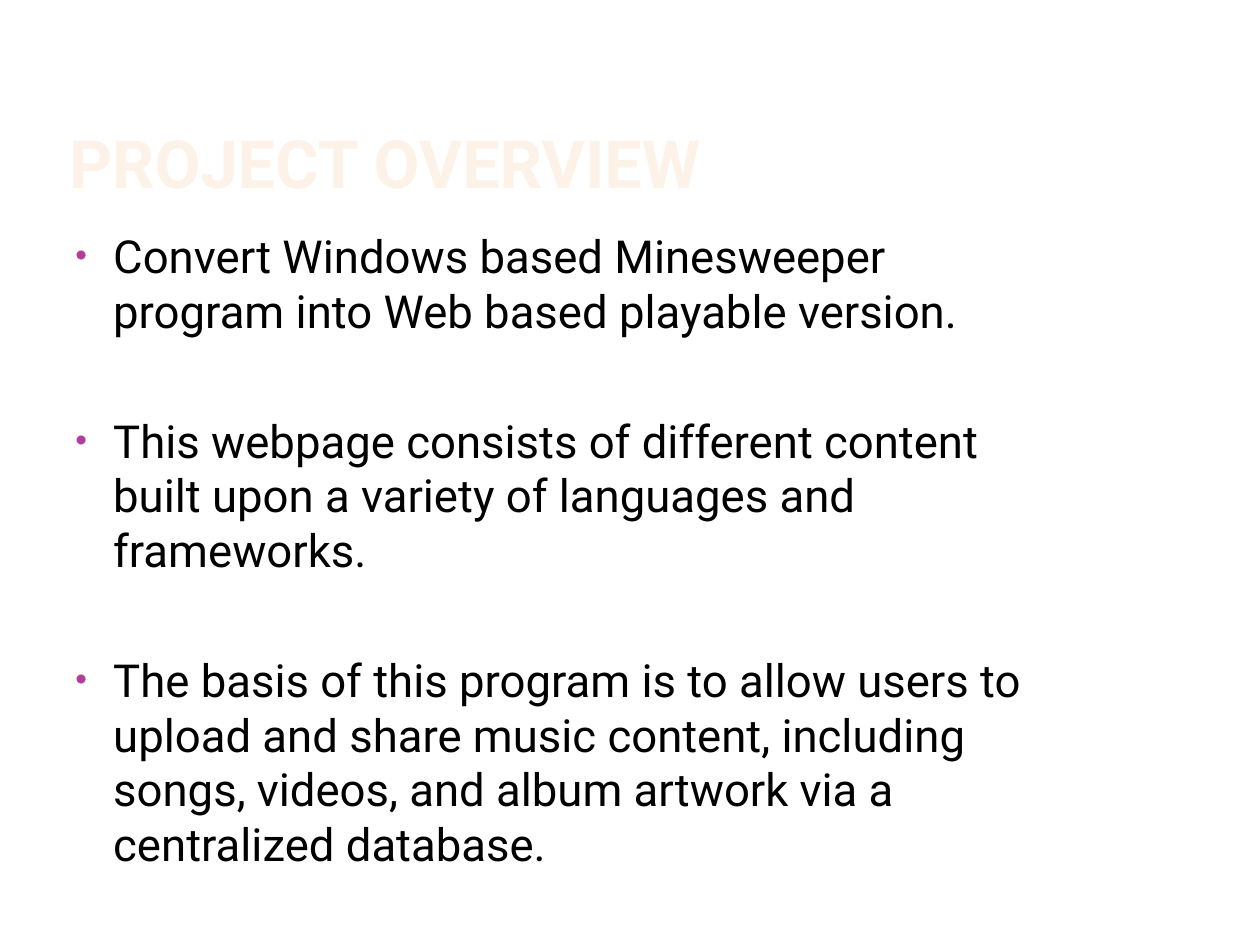
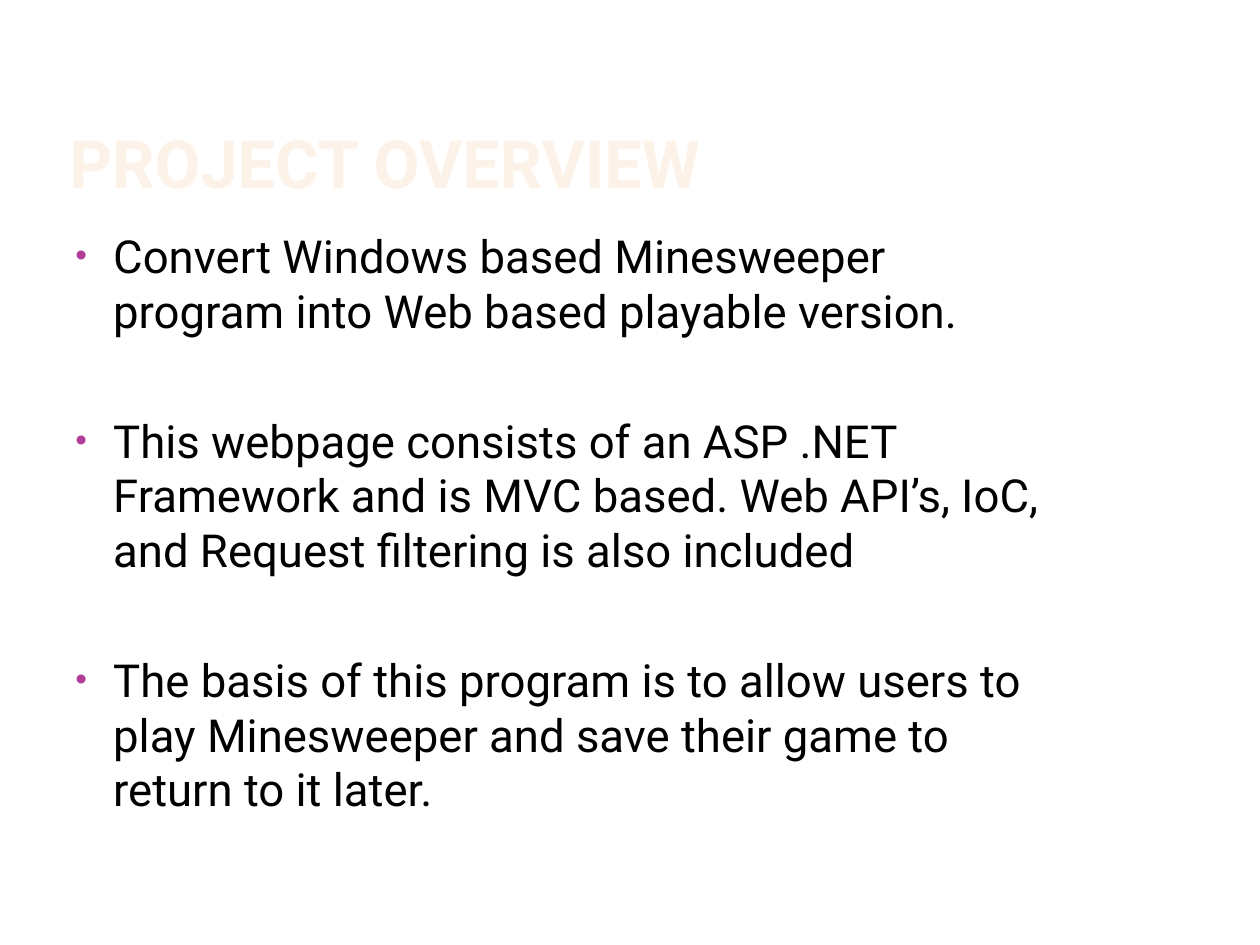
Before and after one commit to smoncavage/GCU_CST247_Minesweeper_Project, a slide deck: slide 2 of CLC_Milestone_6/CLCPowerPointPresentation.pptx. Drawn at 1260x945 pixels with LibreOffice and Linux fonts; fonts in the diff are those of the drawing; background and template pictures are left out. Boxes give left, top, right and bottom in pixels: in the first picture for what was removed or moved away, otherwise in the second. Text is boxed around its words. In the diff, an @@ line names an element or a change of style, - is before the commit and + after.

```diff
--- a/CLC_Milestone_6/CLCPowerPointPresentation.pptx
+++ b/CLC_Milestone_6/CLCPowerPointPresentation.pptx
@@ text at (113,423,1038,807): text changed @@
-• This webpage consists of different content built upon a variety of languages and frameworks.
-• The basis of this program is to allow users to upload and share music content, including songs, videos, and album artwork via a centralized database.
+• This webpage consists of an ASP .NET Framework and is MVC based. Web API’s, IoC, and Request filtering is also included
+• The basis of this program is to allow users to play Minesweeper and save their game to return to it later.
```
Also in this commit, not shown: 4 other slides changed, 3 slides added, 1 slide removed, 43 other files.
